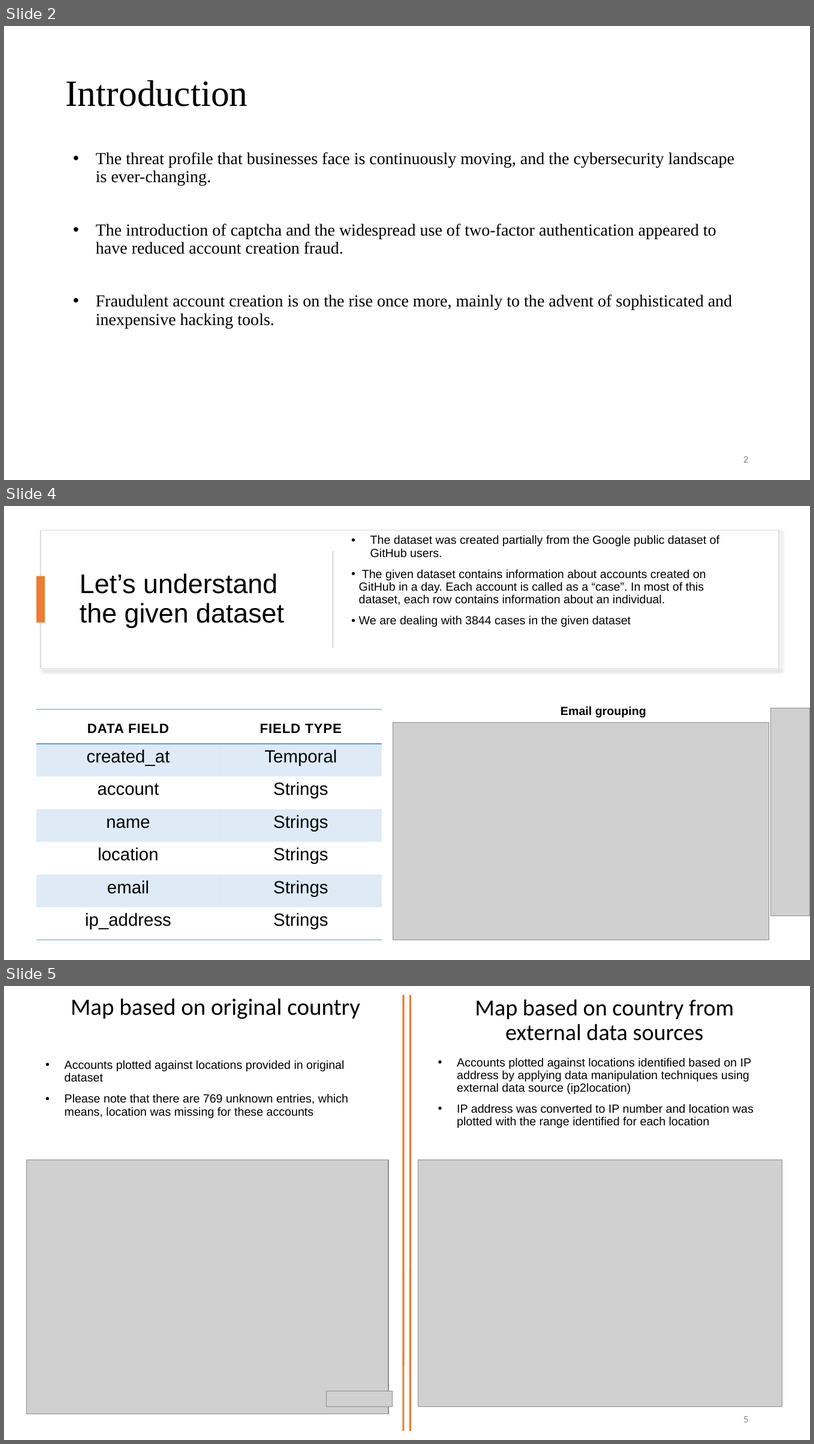
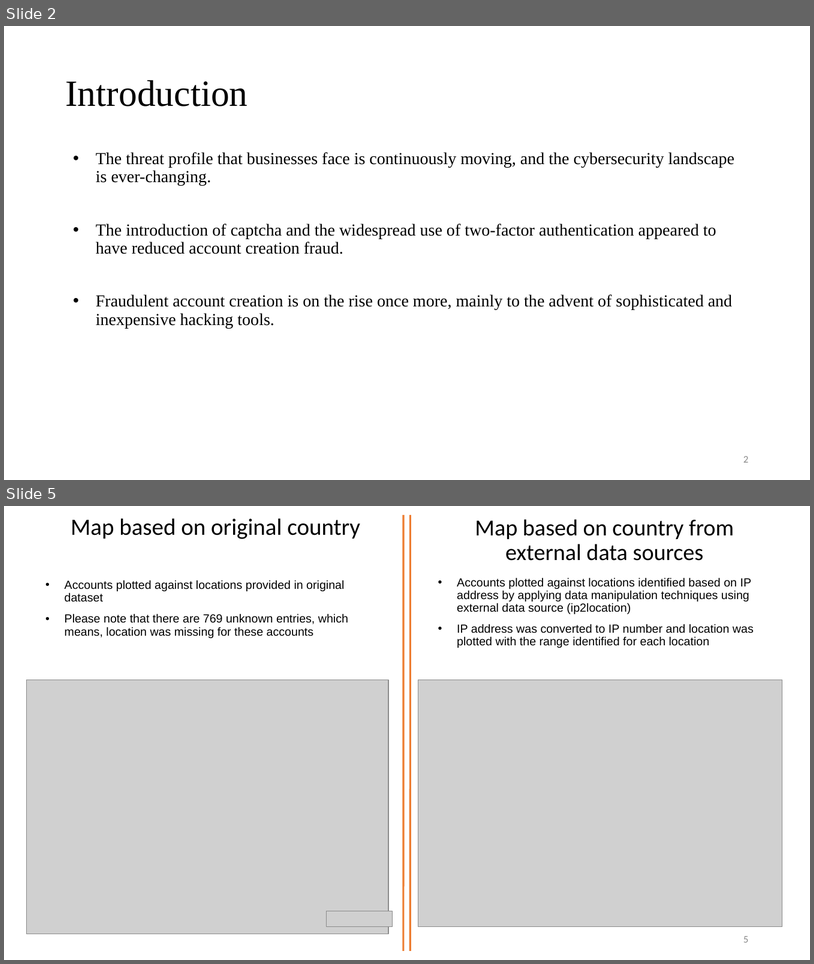
Before and after one commit to karimkhamwani/python-data-analysis, a slide deck: Capstone_600.pptx. Shown one above the other, each under a label of ours: slides 2, 4 and 5 before the commit, slides 2 and 5 after it; the slides between them are not shown. The pictures are 814x1444 and 814x964 pixels, drawn with LibreOffice and Linux fonts; fonts in the diff are those of the drawing; grey boxes stand for pictures; background and template pictures are left out. Boxes give left, top, right and bottom in pixels: in the first picture for what was removed or moved away, otherwise in the second. Text is boxed around its words. In the diff, an @@ line names an element or a change of style, - is before the commit and + after.

```diff
--- a/Capstone_600.pptx
+++ b/Capstone_600.pptx
@@ slide 4 removed at (4,506,810,960), background #FFFFFF @@
@@ rectangle removed at (41,530,780,668) @@
@@ text removed at (359,535,720,627) @@
-• The dataset was created partially from the Google public dataset of GitHub users.
-• The given dataset contains information about accounts created on GitHub in a day. Each account is called as a “case”. In most of this dataset, each row contains information about an individual.
-• We are dealing with 3844 cases in the given dataset
@@ rectangle removed at (332,551,333,648) @@
@@ rectangle removed at (36,576,45,623) @@
@@ title removed at (80,573,284,628) @@
-Let’s understand the given dataset
@@ table removed at (36,709,383,940), 7 rows, 2 columns @@
-DATA FIELD | FIELD TYPE
-created_at | Temporal
-account | Strings
-name | Strings
-location | Strings
-email | Strings
-ip_address | Strings
@@ text removed at (561,706,647,717) @@
-Email grouping
@@ picture removed at (771,708,810,916) @@
@@ picture removed at (393,723,770,940) @@
```
Also in this commit, not shown: 2 slides added, 1 other slide removed.
